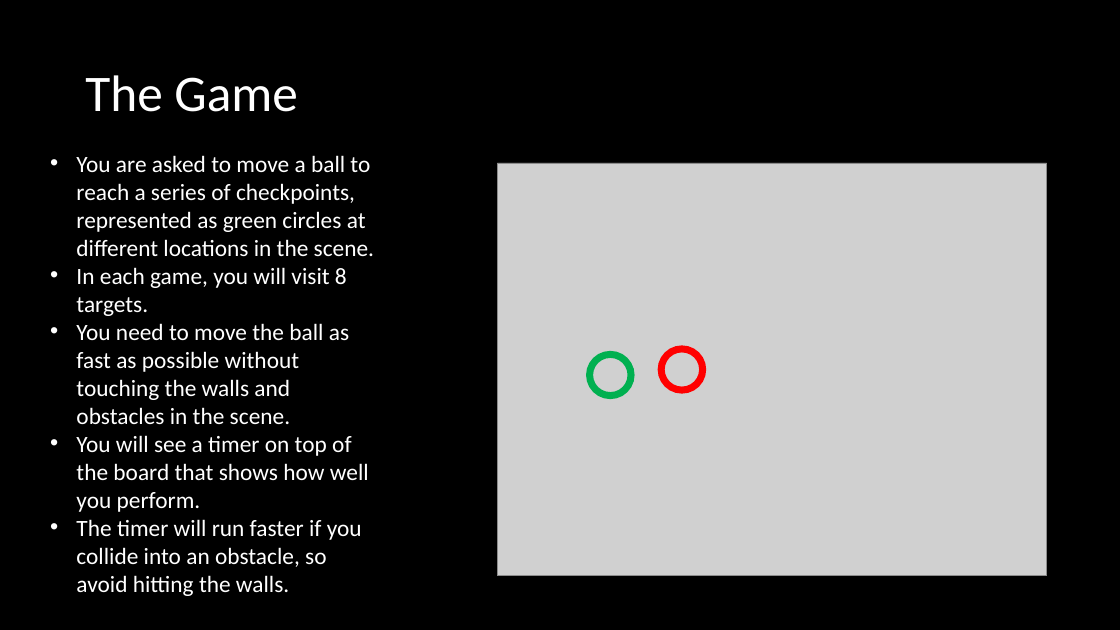
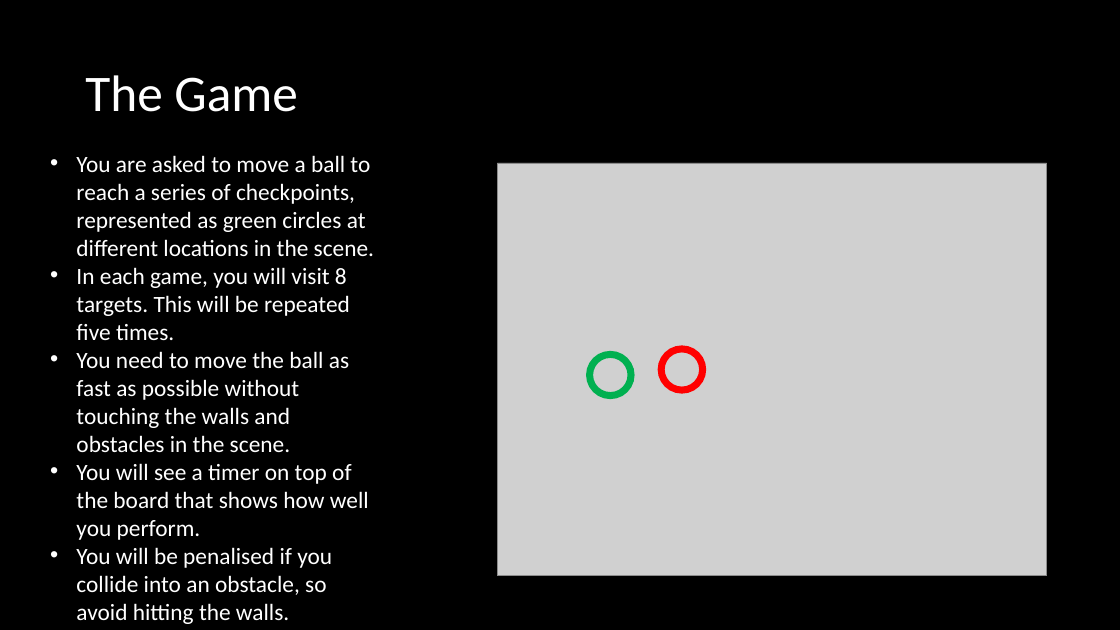
Before and after one commit to HCRLabRepo/HapticGamesTouchX, a slide deck: slide 2 of app/bin/win-x64/resources/Instructions.pptx. Drawn at 1120x630 pixels with LibreOffice and Linux fonts; fonts in the diff are those of the drawing; grey boxes stand for pictures. Boxes give left, top, right and bottom in pixels: in the first picture for what was removed or moved away, otherwise in the second. Text is boxed around its words. In the diff, an @@ line names an element or a change of style, - is before the commit and + after.

```diff
--- a/app/bin/win-x64/resources/Instructions.pptx
+++ b/app/bin/win-x64/resources/Instructions.pptx
@@ text at <box>76,267,350,340</box>: text changed @@
-• In each game, you will visit 8 targets.
+• In each game, you will visit 8 targets. This will be repeated five times.
@@ text at <box>76,547,332,624</box>: text changed @@
-• The timer will run faster if you collide into an obstacle, so avoid hitting the walls.
+• You will be penalised if you collide into an obstacle, so avoid hitting the walls.
```
Also in this commit, not shown: 1 other slide changed, 1 slide removed, 2 other files.
